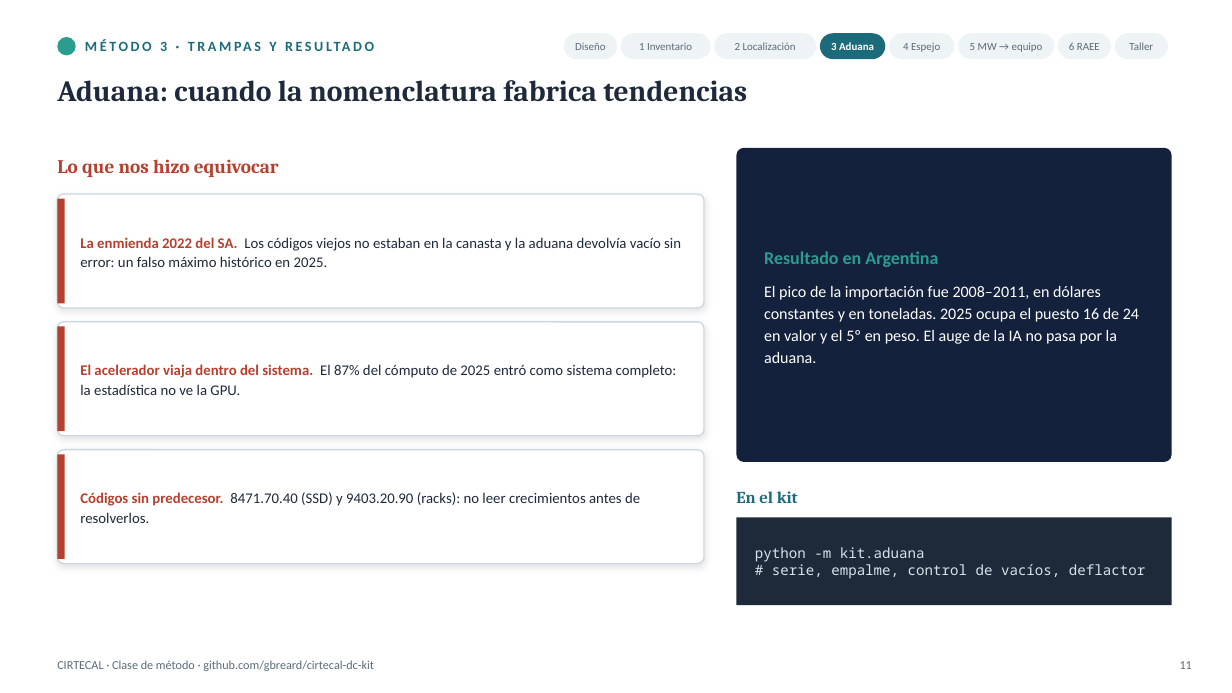
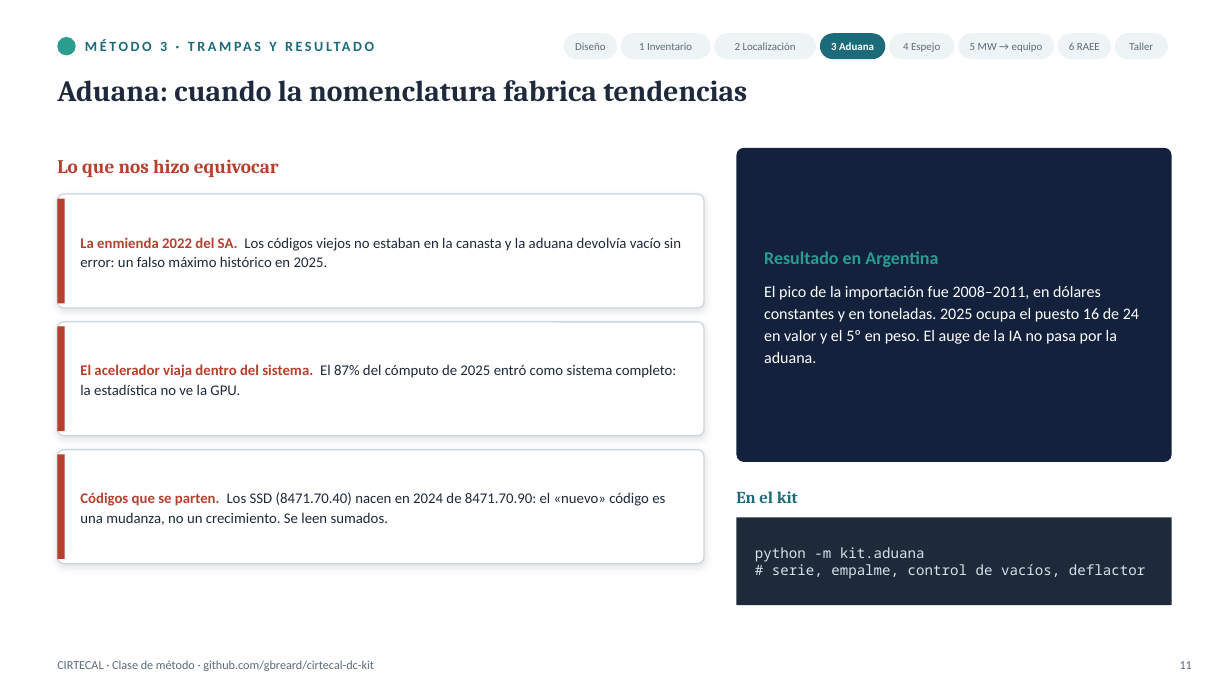
Before and after one commit to gbreard/cirtecal-dc-kit, a slide deck: slide 11 of clase/CIRTECAL_clase_metodo.pptx. Drawn at 1232x693 pixels with LibreOffice and Linux fonts; fonts in the diff are those of the drawing. Boxes give left, top, right and bottom in pixels: in the first picture for what was removed or moved away, otherwise in the second. Text is boxed around its words. In the diff, an @@ line names an element or a change of style, - is before the commit and + after.

```diff
--- a/clase/CIRTECAL_clase_metodo.pptx
+++ b/clase/CIRTECAL_clase_metodo.pptx
@@ text at bbox=[80, 492, 665, 525]: text changed @@
-Códigos sin predecesor. 8471.70.40 (SSD) y 9403.20.90 (racks): no leer crecimientos antes de resolverlos.
+Códigos que se parten. Los SSD (8471.70.40) nacen en 2024 de 8471.70.90: el «nuevo» código es una mudanza, no un crecimiento. Se leen sumados.
```
Also in this commit, not shown: 1 other file.
